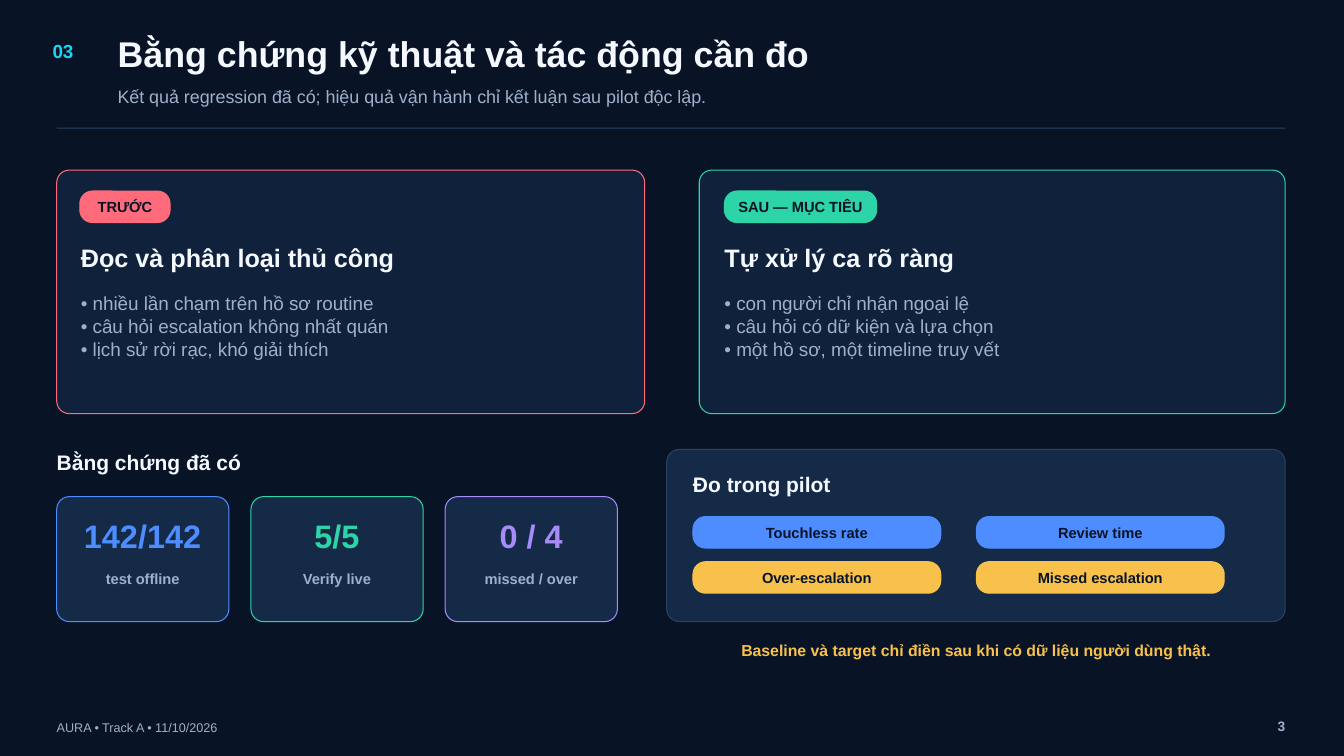
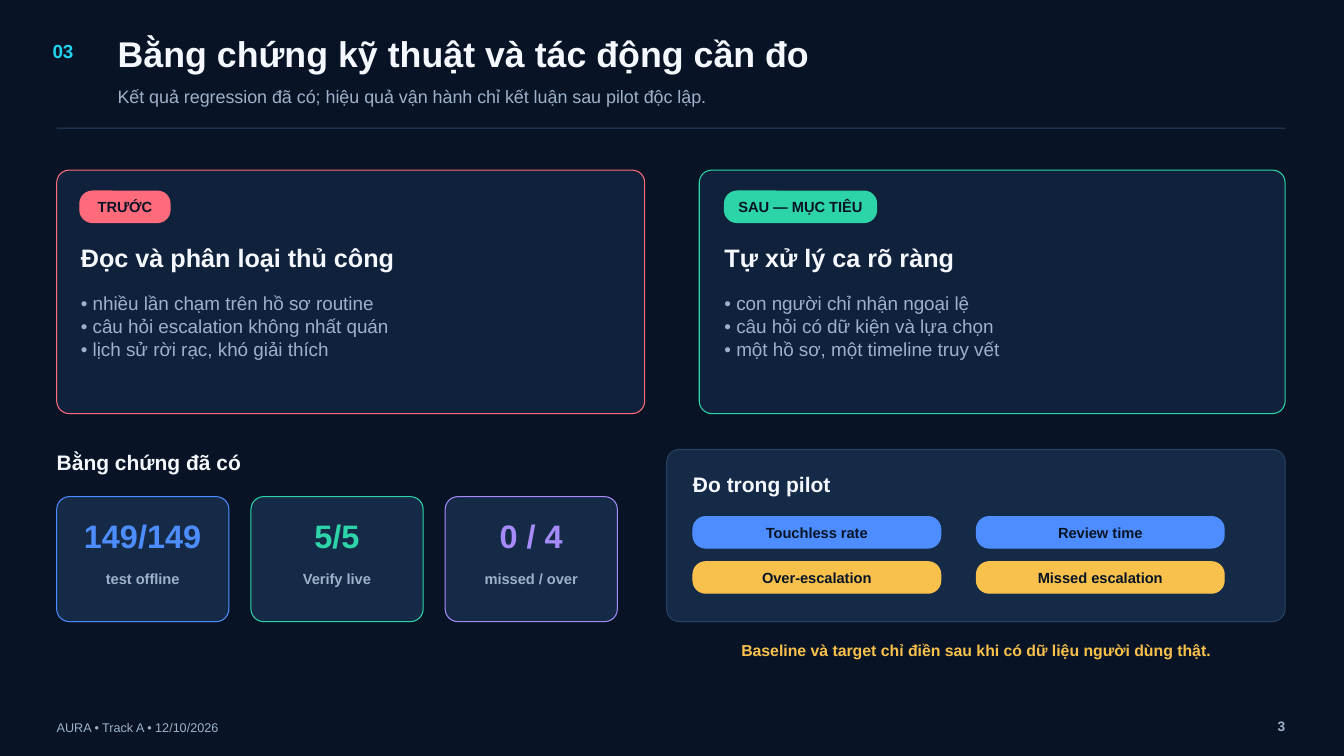
Before and after one commit to BondPhuPhamzZ/AURA, a slide deck: slide 3 of AURA/submission/AURA_5_SLIDES.pptx. Drawn at 1344x756 pixels with LibreOffice and Linux fonts; fonts in the diff are those of the drawing. Boxes give left, top, right and bottom in pixels: in the first picture for what was removed or moved away, otherwise in the second. Text is boxed around its words. In the diff, an @@ line names an element or a change of style, - is before the commit and + after.

```diff
--- a/AURA/submission/AURA_5_SLIDES.pptx
+++ b/AURA/submission/AURA_5_SLIDES.pptx
@@ text at bbox=[84, 524, 201, 549]: text changed @@
-142/142
+149/149
@@ text at bbox=[57, 723, 218, 732]: text changed @@
-AURA • Track A • 11/10/2026
+AURA • Track A • 12/10/2026
```
Also in this commit, not shown: 4 other slides changed, 8 other files.
